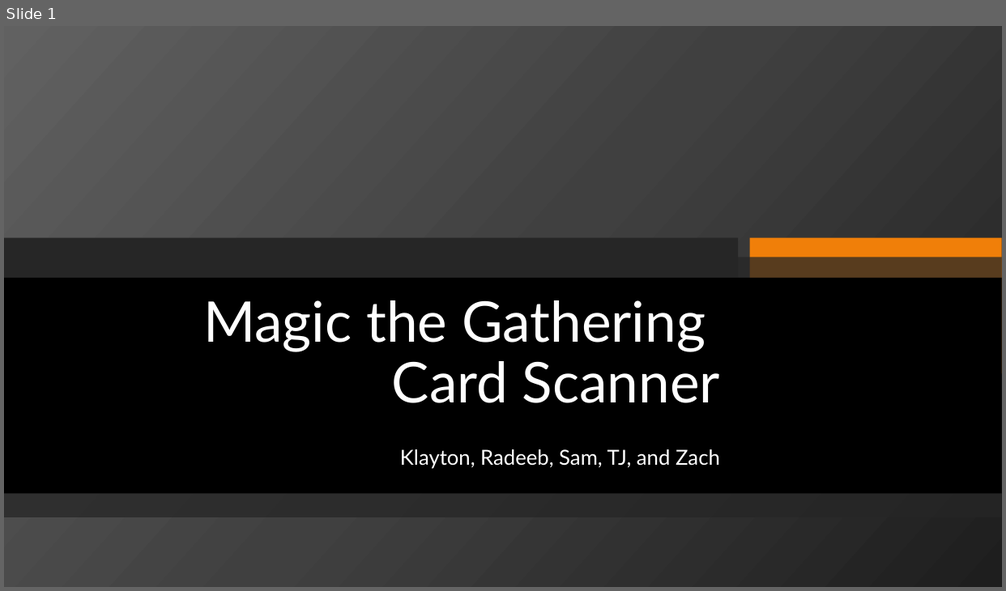
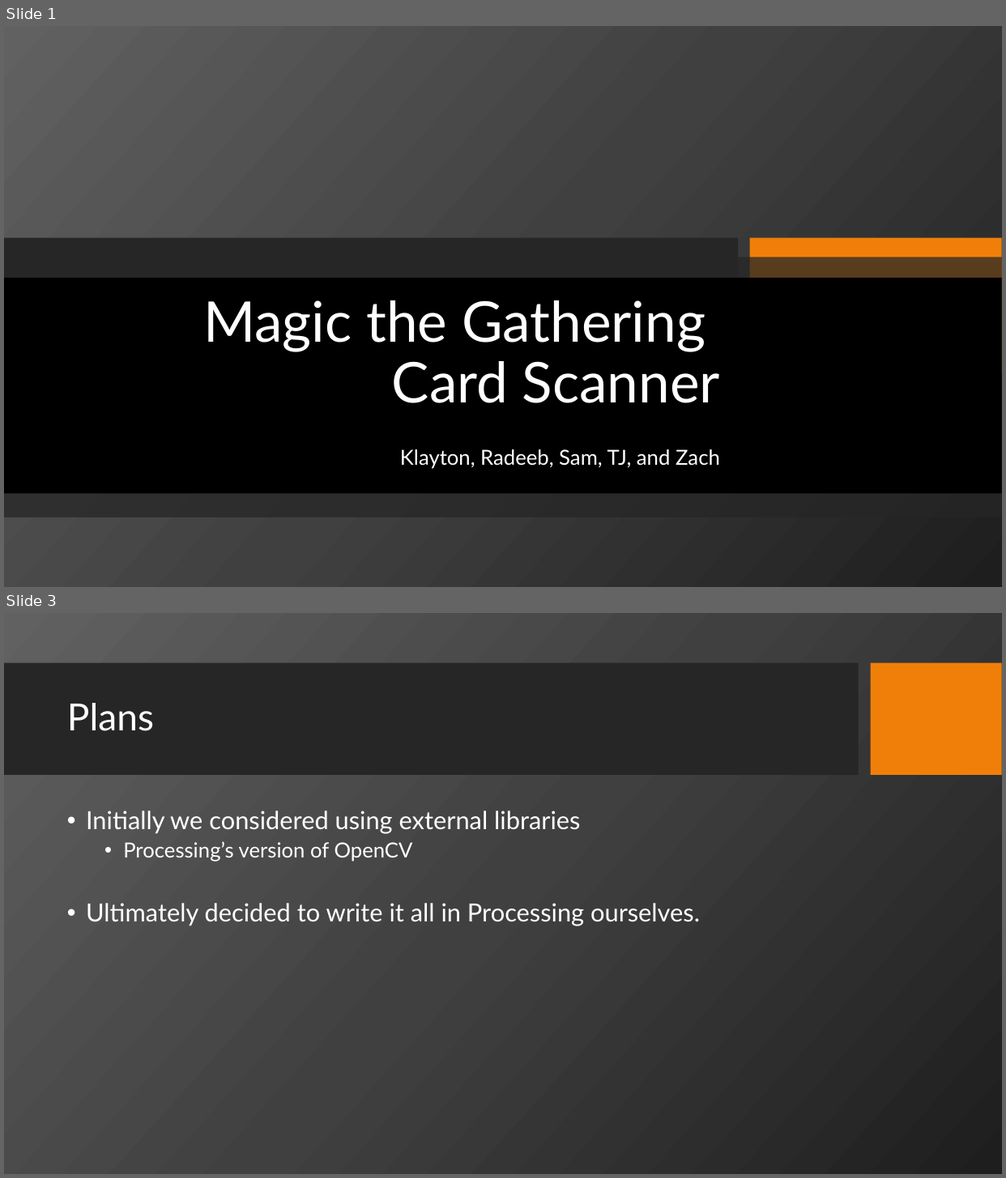
Before and after one commit to NendoTaka/MagicCardScanner, a slide deck: Magic the Gathering.pptx. Shown one above the other, each under a label of ours: slide 1 before the commit, slides 1 and 3 after it; the slides between them are not shown. The pictures are 1006x591 and 1006x1178 pixels, drawn with LibreOffice and Linux fonts; fonts in the diff are those of the drawing; background and template pictures are left out. Boxes give left, top, right and bottom in pixels: in the first picture for what was removed or moved away, otherwise in the second. Text is boxed around its words. In the diff, an @@ line names an element or a change of style, - is before the commit and + after.

```diff
--- a/Magic the Gathering.pptx
+++ b/Magic the Gathering.pptx
@@ slide 3 added at <box>4,613,1002,1174</box>, background picture (left out) @@
@@ rectangle added at <box>4,663,859,776</box>, fill #262626 @@
@@ rectangle added at <box>871,663,1002,776</box>, fill #F07F09 @@
@@ title added at <box>67,703,154,731</box>, 36 pt, text #FFFFFF @@
+Plans
@@ text added at <box>86,811,700,926</box>, 24 pt, text #FFFFFF @@
+• Initially we considered using external libraries
+  • Processing’s version of OpenCV
+• Ultimately decided to write it all in Processing ourselves.
```
Also in this commit, not shown: 9 slides changed, 3 other slides added.
